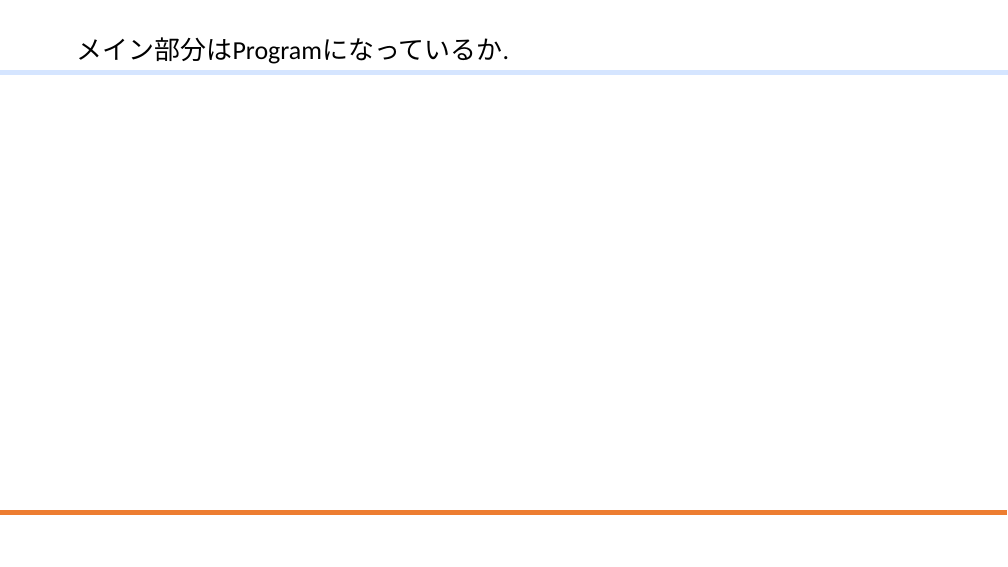
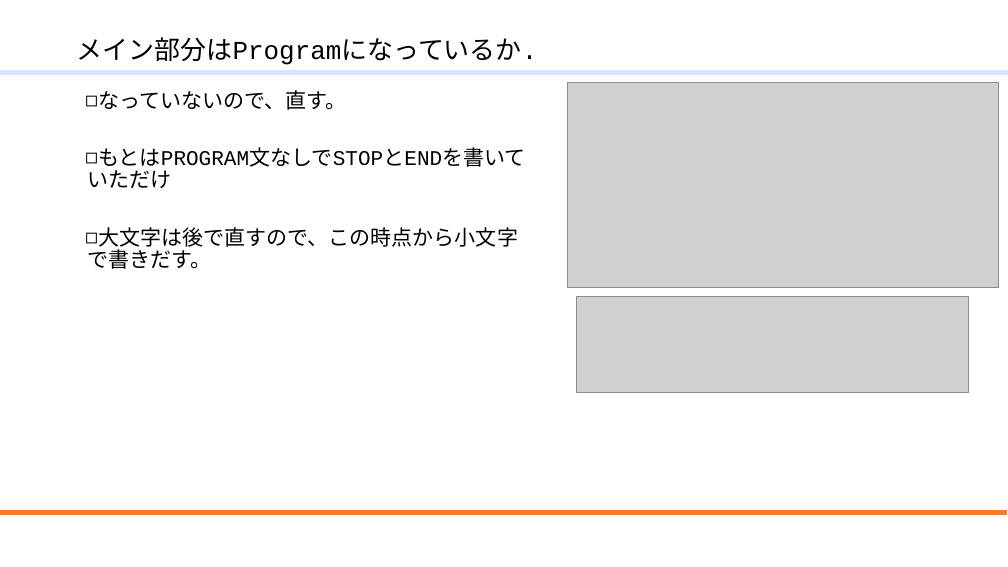
Before and after one commit to mmer547/ModernFortranLocalUserGroup, a slide deck: slide 29 of ModernFortran.f10/20210724_リファクタリング.pptx. Drawn at 1008x567 pixels with LibreOffice and Linux fonts; fonts in the diff are those of the drawing; grey boxes stand for pictures; background and template pictures are left out. Boxes give left, top, right and bottom in pixels: in the first picture for what was removed or moved away, otherwise in the second. Text is boxed around its words. In the diff, an @@ line names an element or a change of style, - is before the commit and + after.

```diff
--- a/ModernFortran.f10/20210724_リファクタリング.pptx
+++ b/ModernFortran.f10/20210724_リファクタリング.pptx
@@ title "メイン部分はProgramになっているか." at bbox=[77, 37, 538, 65]: font Calibri to Courier New @@
@@ picture added at bbox=[568, 82, 999, 287] @@
@@ text added at bbox=[87, 90, 526, 269], 20 pt, text #000000 @@
+◻ なっていないので、直す。
+◻ もとはPROGRAM文なしでSTOPとENDを書いていただけ
+◻ 大文字は後で直すので、この時点から小文字で書きだす。
@@ picture added at bbox=[576, 296, 969, 392] @@
```
Also in this commit, not shown: 43 other slides changed, 1 other file.
